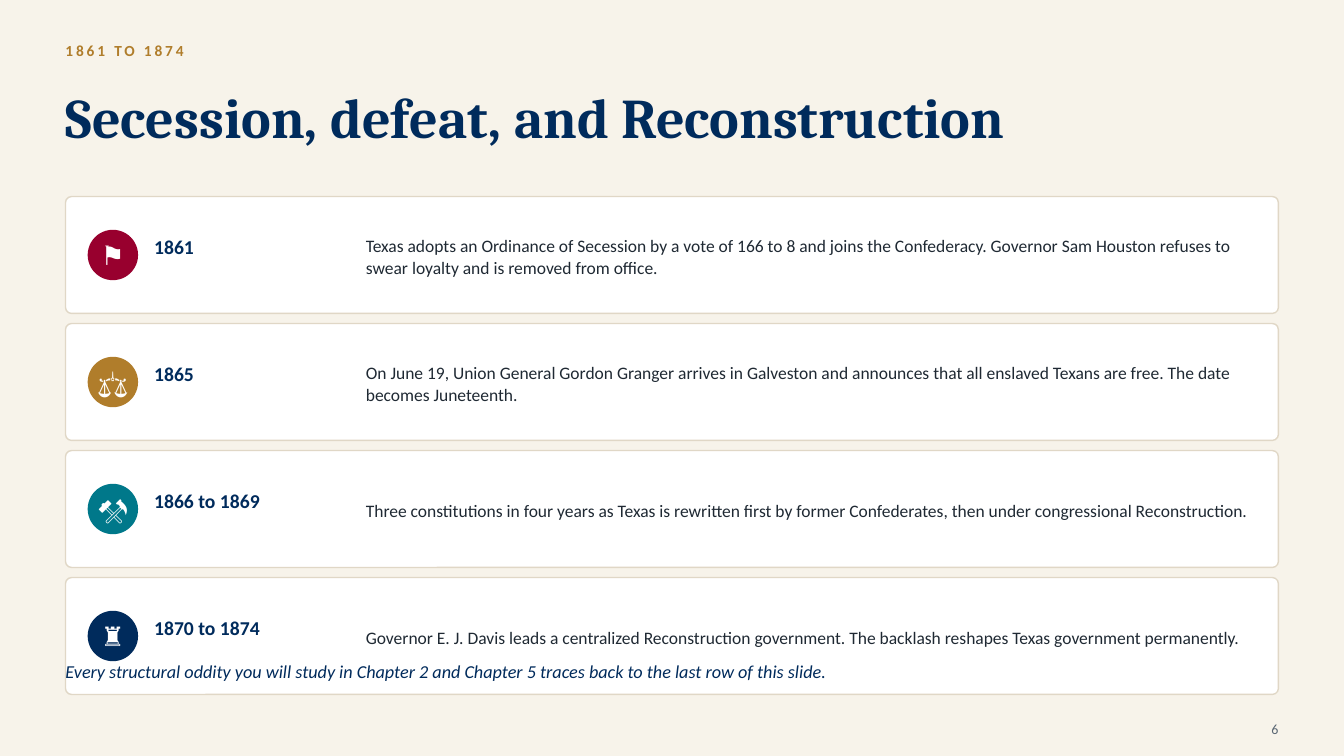
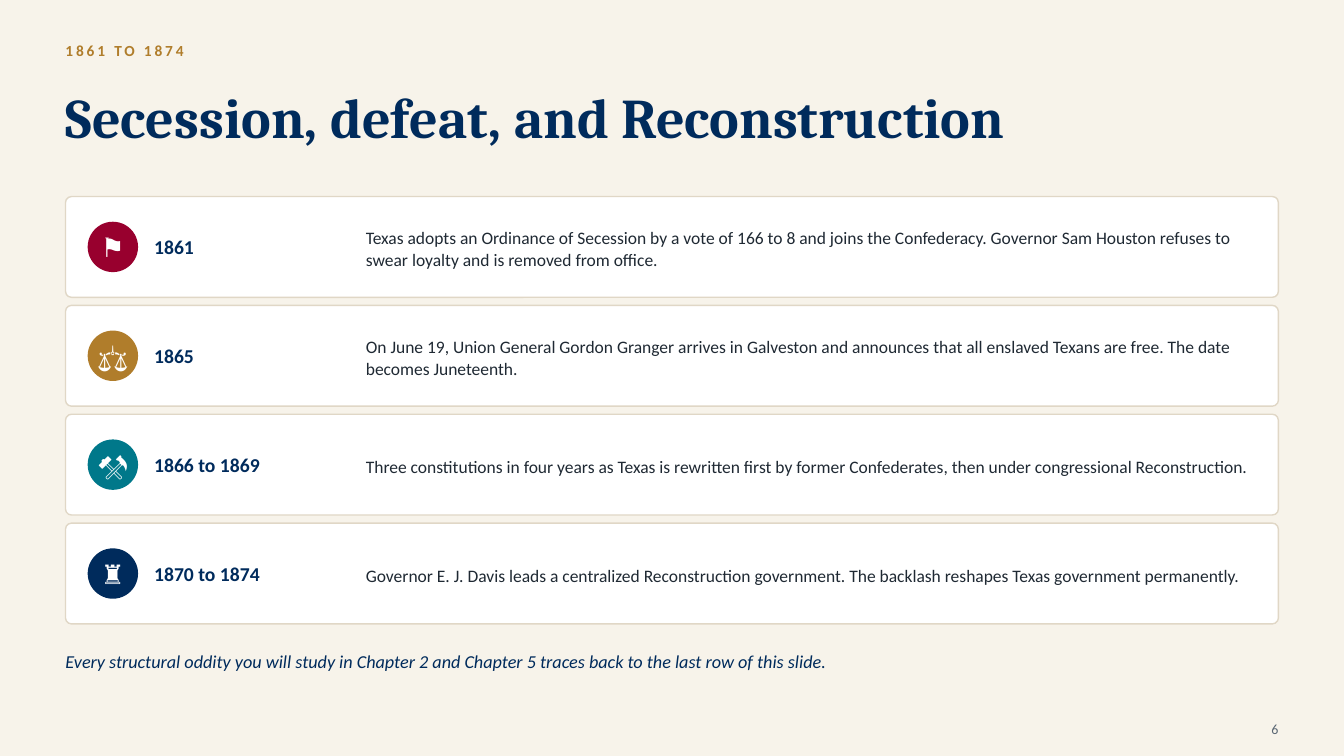
Before and after one commit to ProfessorJaredAlanStewart/texas-govt-modules, a slide deck: slide 7 of slides/Chapter 01 - Introduction to Texas (Lecture Deck).pptx. Drawn at 1344x756 pixels with LibreOffice and Linux fonts; fonts in the diff are those of the drawing. Boxes give left, top, right and bottom in pixels: in the first picture for what was removed or moved away, otherwise in the second. Text is boxed around its words. In the diff, an @@ line names an element or a change of style, - is before the commit and + after.

```diff
--- a/slides/Chapter 01 - Introduction to Texas (Lecture Deck).pptx
+++ b/slides/Chapter 01 - Introduction to Texas (Lecture Deck).pptx
@@ rounded rectangle: place and size @@
-rounded rectangle at [66, 197, 1278, 314]
+rounded rectangle at [66, 197, 1278, 297]
@@ 2 texts, 1 ellipse: place and size @@
-2 texts, 1 ellipse at [65, 230, 826, 683]
+2 texts, 1 ellipse at [65, 222, 826, 671]
@@ text "Texas adopts an Ordinance of ...": place and size @@
-text "Texas adopts an Ordinance of ..." at [366, 240, 1230, 277]
+text "Texas adopts an Ordinance of ..." at [366, 232, 1230, 269]
@@ rounded rectangle: place and size @@
-rounded rectangle at [66, 324, 1278, 441]
+rounded rectangle at [66, 306, 1278, 406]
@@ text "On June 19, Union General ...": place and size @@
-text "On June 19, Union General ..." at [366, 367, 1230, 401]
+text "On June 19, Union General ..." at [366, 341, 1230, 375]
@@ ellipse: place and size @@
-ellipse at [88, 357, 138, 407]
+ellipse at [88, 331, 138, 381]
@@ text "⚖": place and size @@
-text "⚖" at [88, 357, 138, 407]
+text "⚖" at [88, 331, 138, 381]
@@ text "1865": place and size @@
-text "1865" at [154, 367, 194, 381]
+text "1865" at [154, 349, 194, 363]
@@ rounded rectangle: place and size @@
-rounded rectangle at [66, 451, 1278, 568]
+rounded rectangle at [66, 414, 1278, 515]
@@ ellipse: place and size @@
-ellipse at [88, 484, 138, 534]
+ellipse at [88, 440, 138, 490]
@@ text "⚒": place and size @@
-text "⚒" at [88, 484, 138, 534]
+text "⚒" at [88, 440, 138, 490]
@@ text "1866 to 1869": place and size @@
-text "1866 to 1869" at [154, 494, 260, 508]
+text "1866 to 1869" at [154, 458, 260, 472]
@@ text "Three constitutions in four years ...": place and size @@
-text "Three constitutions in four years ..." at [366, 505, 1247, 520]
+text "Three constitutions in four years ..." at [366, 461, 1247, 476]
@@ proportions changed in 4 elements at [66, 197, 1278, 297], [66, 306, 1278, 406], [66, 414, 1278, 515], [66, 523, 1278, 624] @@
@@ rounded rectangle: place and size @@
-rounded rectangle at [66, 578, 1278, 695]
+rounded rectangle at [66, 523, 1278, 624]
@@ text "Governor E. J. Davis leads ...": place and size @@
-text "Governor E. J. Davis leads ..." at [366, 632, 1239, 647]
+text "Governor E. J. Davis leads ..." at [366, 570, 1239, 585]
@@ ellipse: place and size @@
-ellipse at [88, 611, 138, 661]
+ellipse at [88, 548, 138, 599]
@@ text "♜": place and size @@
-text "♜" at [88, 611, 138, 661]
+text "♜" at [88, 548, 138, 599]
@@ text "1870 to 1874": place and size @@
-text "1870 to 1874" at [154, 621, 260, 635]
+text "1870 to 1874" at [154, 567, 260, 581]
```
Also in this commit, not shown: 3 other slides changed, 20 other files.
